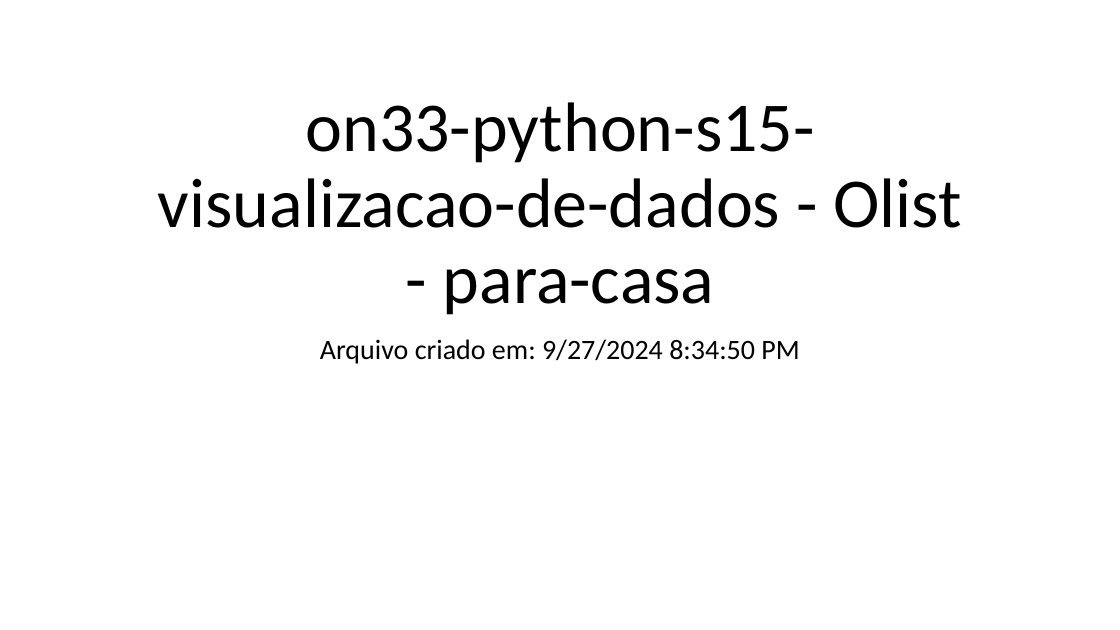
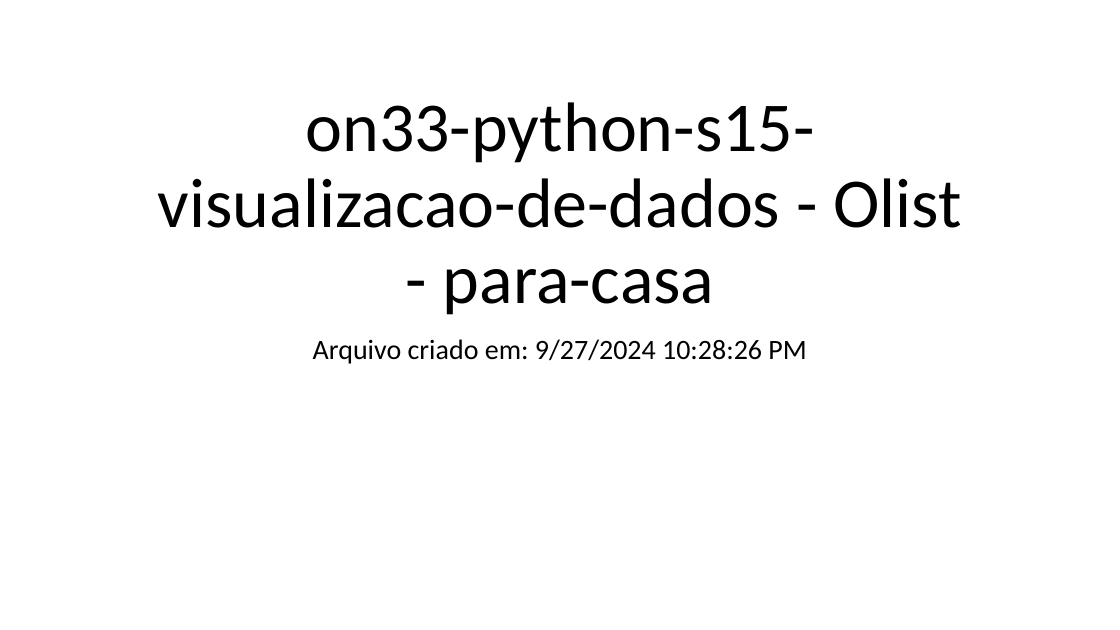
Before and after one commit to CarolyneS14/on33-python-s15-visualizacao-de-dados, a slide deck: slide 1 of Carolyne-Santos/para-casa/on33-python-s15-visualizacao-de-dados - Olist - para-casa.pptx. Drawn at 1120x630 pixels with LibreOffice and Linux fonts; fonts in the diff are those of the drawing. Boxes give left, top, right and bottom in pixels: in the first picture for what was removed or moved away, otherwise in the second. Text is boxed around its words. In the diff, an @@ line names an element or a change of style, - is before the commit and + after.

```diff
--- a/Carolyne-Santos/para-casa/on33-python-s15-visualizacao-de-dados - Olist - para-casa.pptx
+++ b/Carolyne-Santos/para-casa/on33-python-s15-visualizacao-de-dados - Olist - para-casa.pptx
@@ subtitle at [313,339,806,364]: text changed @@
-Arquivo criado em: 9/27/2024 8:34:50 PM
+Arquivo criado em: 9/27/2024 10:28:26 PM
```
Also in this commit, not shown: 6 slides added, 1 other file.
